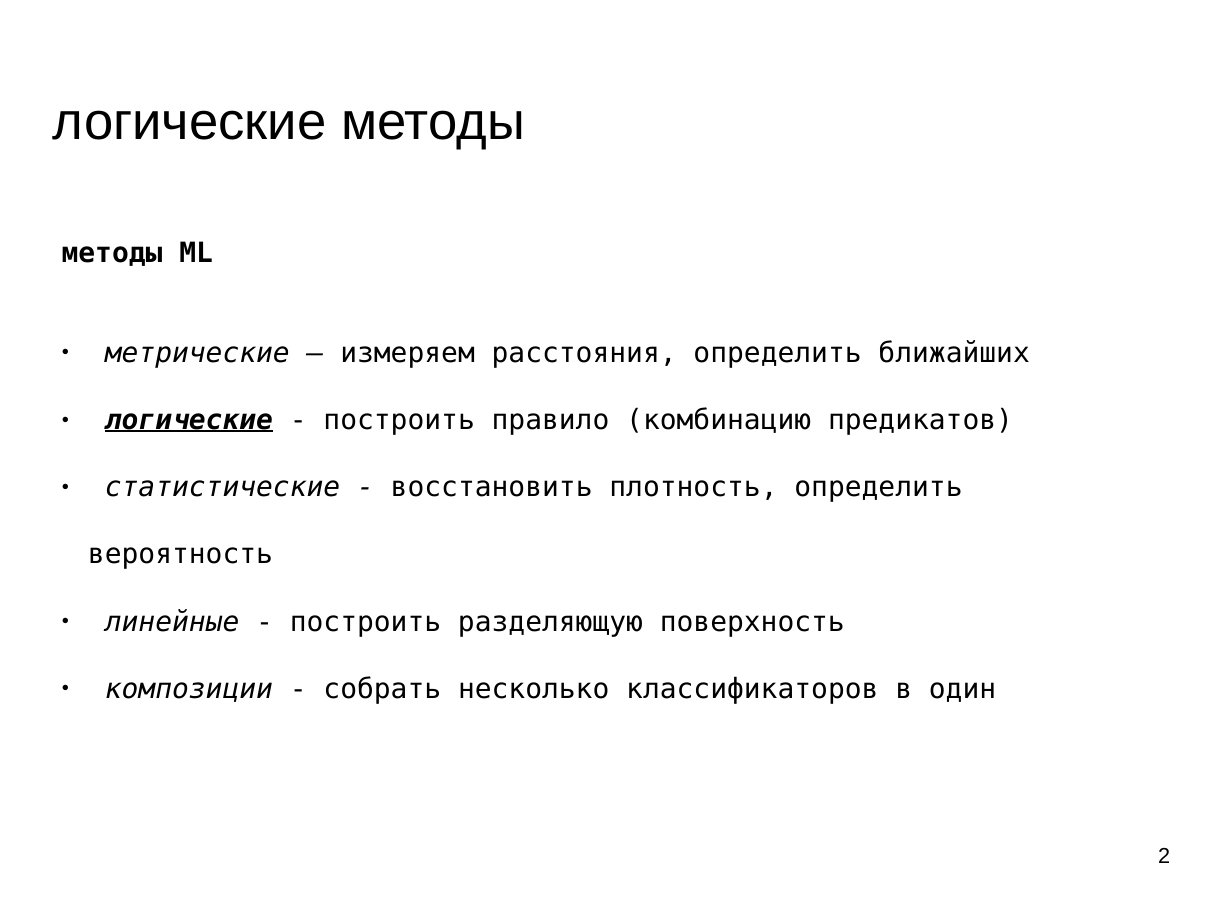
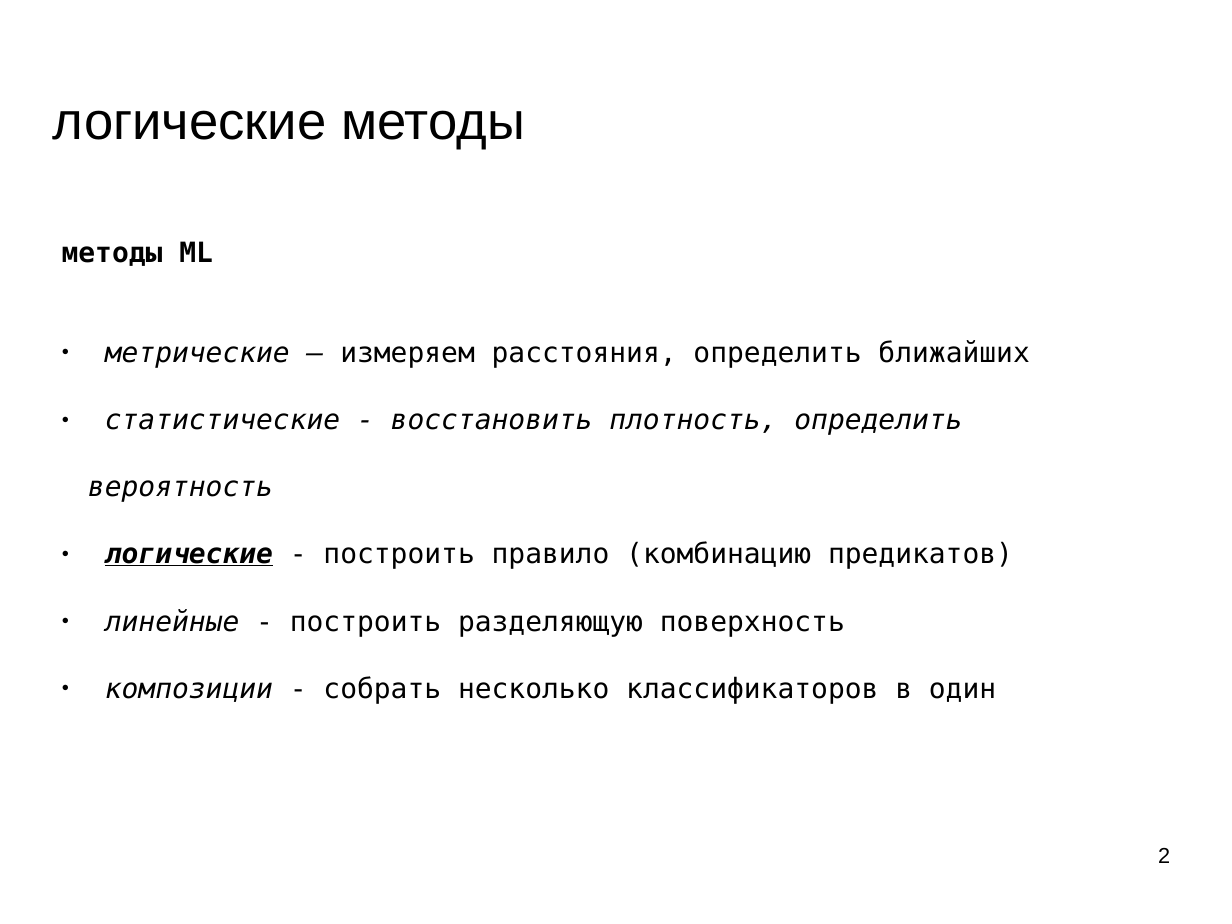
Before and after one commit to mechanoid5/ml_lectorium_2024_I, a slide deck: slide 2 of 11-logical.odp. Drawn at 1232x924 pixels with LibreOffice and Linux fonts; fonts in the diff are those of the drawing; background and template pictures are left out. Boxes give left, top, right and bottom in pixels: in the first picture for what was removed or moved away, otherwise in the second. Text is boxed around its words. In the diff, an @@ line names an element or a change of style, - is before the commit and + after.

```diff
--- a/11-logical.odp
+++ b/11-logical.odp
@@ subtitle at bbox=[88, 413, 962, 502]: paragraph added @@
+● статистические - восстановить плотность, определить вероятность
@@ subtitle at bbox=[88, 480, 962, 569]: paragraph removed @@
-● статистические - восстановить плотность, определить вероятность
```
Also in this commit, not shown: 11 other slides changed, 1 slide removed, 2 other files.
